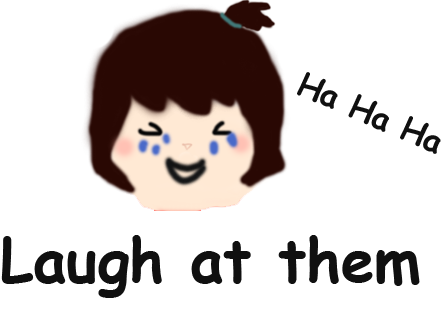
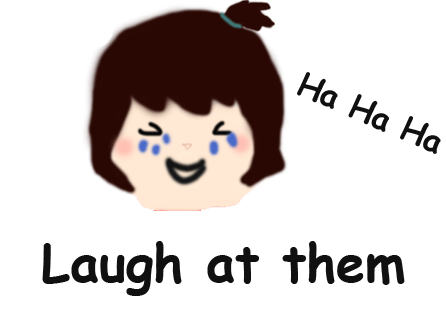
Comparing the layer stacks of the two 446x313 images. Changes:
painted on "Laugh at them" over [1, 235, 420, 298]
